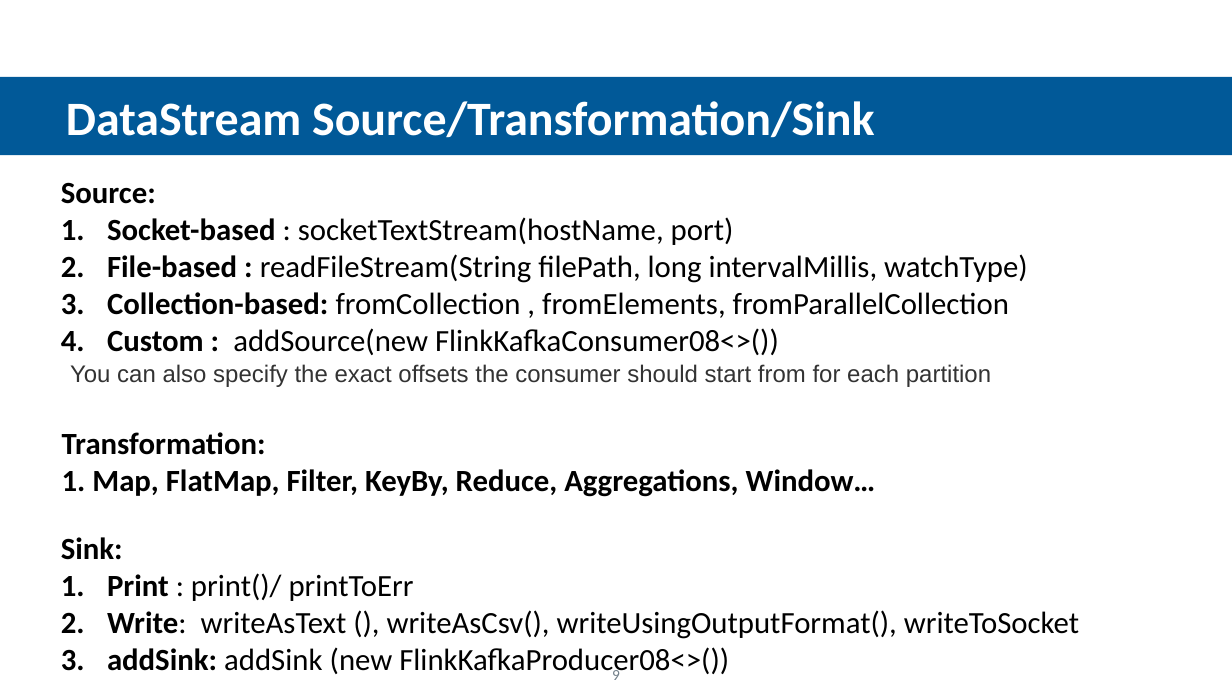
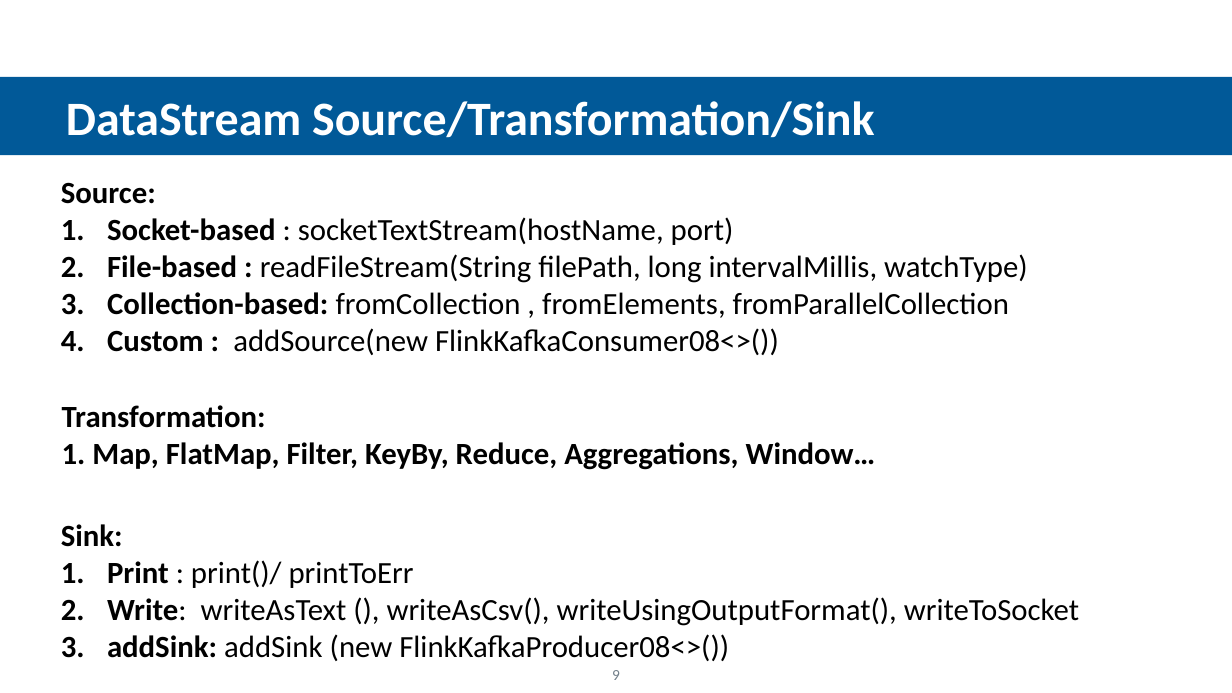
Before and after one commit to feiniaoyuyu/com-my-flink-java, a slide deck: slide 9 of flink introduction.pptx. Drawn at 1232x693 pixels with LibreOffice and Linux fonts; fonts in the diff are those of the drawing; background and template pictures are left out. Boxes give left, top, right and bottom in pixels: in the first picture for what was removed or moved away, otherwise in the second. Text is boxed around its words. In the diff, an @@ line names an element or a change of style, - is before the commit and + after.

```diff
--- a/flink introduction.pptx
+++ b/flink introduction.pptx
@@ text removed at <box>70,364,991,387</box> @@
-You can also specify the exact offsets the consumer should start from for each partition
@@ text "Transformation:": place and size @@
-text "Transformation:" at <box>62,432,876,497</box>
+text "Transformation:" at <box>62,405,876,470</box>
@@ text "Sink:" rewrapped from <box>61,537,1079,679</box> to <box>61,524,1079,661</box> @@
```
Also in this commit, not shown: 16 other slides changed, 10 slides added, 3 slides removed, 37 other files.
